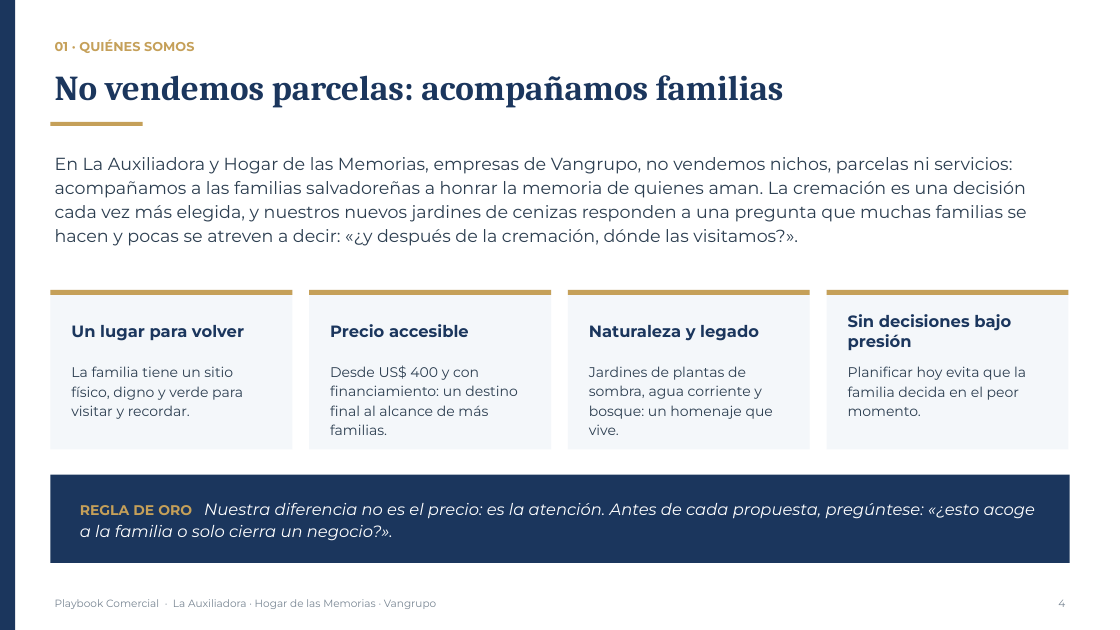
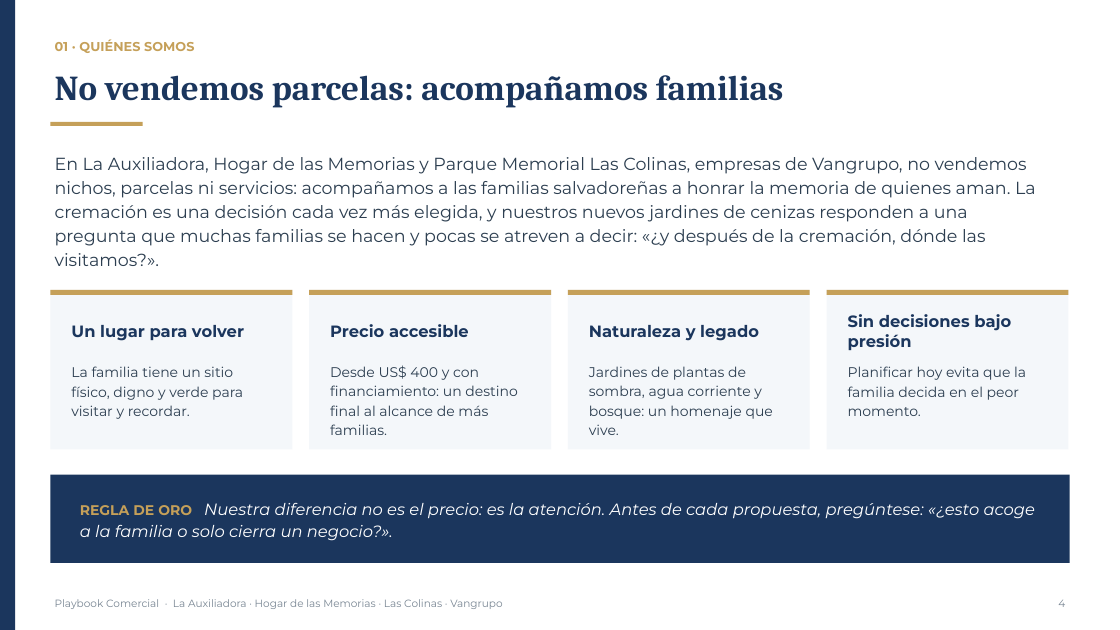
Before and after one commit to os267/teste, a slide deck: slide 4 of playbook/salida/Playbook_Comercial_Cremacion_Vangrupo.pptx. Drawn at 1120x630 pixels with LibreOffice and Linux fonts; fonts in the diff are those of the drawing. Boxes give left, top, right and bottom in pixels: in the first picture for what was removed or moved away, otherwise in the second. Text is boxed around its words. In the diff, an @@ line names an element or a change of style, - is before the commit and + after.

```diff
--- a/playbook/salida/Playbook_Comercial_Cremacion_Vangrupo.pptx
+++ b/playbook/salida/Playbook_Comercial_Cremacion_Vangrupo.pptx
@@ text at bbox=[55, 157, 1036, 266]: text changed @@
-En La Auxiliadora y Hogar de las Memorias, empresas de Vangrupo, no vendemos nichos, parcelas ni servicios: acompañamos a las familias salvadoreñas a honrar la memoria de quienes aman. La cremación es una decisión cada vez más elegida, y nuestros nuevos jardines de cenizas responden a una pregunta que muchas familias se hacen y pocas se atreven a decir: «¿y después de la cremación, dónde las visitamos?».
+En La Auxiliadora, Hogar de las Memorias y Parque Memorial Las Colinas, empresas de Vangrupo, no vendemos nichos, parcelas ni servicios: acompañamos a las familias salvadoreñas a honrar la memoria de quienes aman. La cremación es una decisión cada vez más elegida, y nuestros nuevos jardines de cenizas responden a una pregunta que muchas familias se hacen y pocas se atreven a decir: «¿y después de la cremación, dónde las visitamos?».
@@ text at bbox=[55, 599, 502, 609]: text changed @@
-Playbook Comercial · La Auxiliadora · Hogar de las Memorias · Vangrupo
+Playbook Comercial · La Auxiliadora · Hogar de las Memorias · Las Colinas · Vangrupo
```
Also in this commit, not shown: 37 other slides changed, 6 other files.
